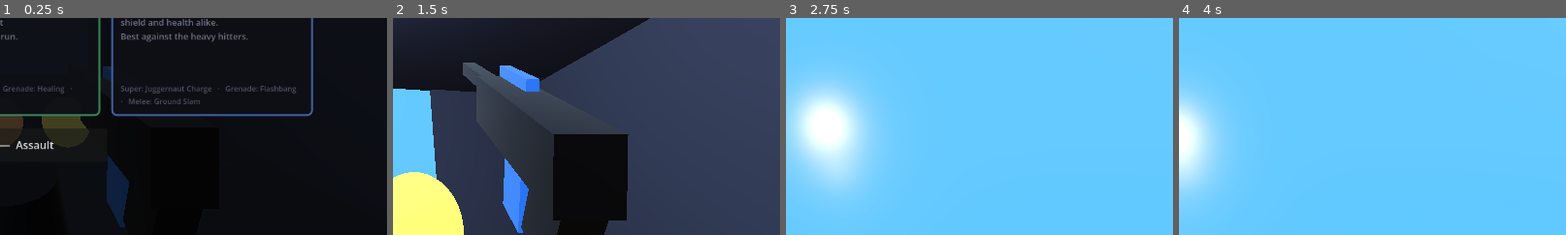
Above: before the commit, frames 1-4 (left to right).
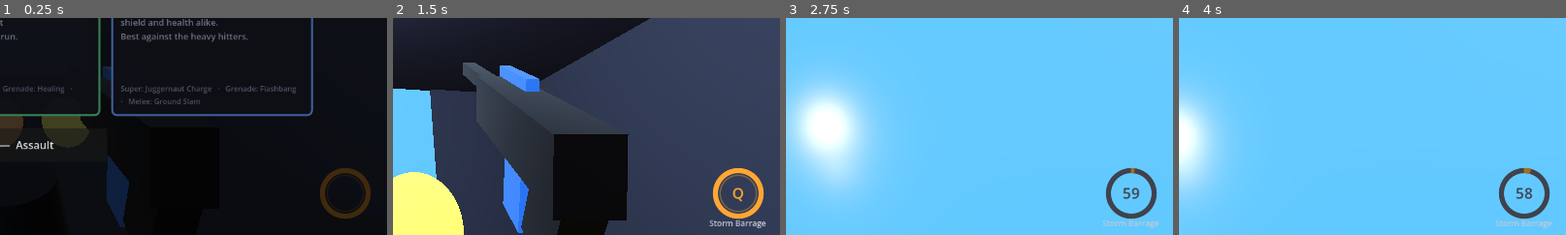
Above: after the commit, the same moments.

Repository: vasilisbit/The_Risen
Game: Godot game, scene res://scenes/hub/hub.tscn
Two runs of this game, one before a commit and one after it. Both use one fixed random seed, a clock stepped at 60 frames per second and the inputs below.
Inputs (mouse positions are % of the whole screen's width and height, from its top left):
- Up to frame 1 (0.25 s): no input
- Up to frame 2 (1.5 s): click "CONFIRM — Assault" at 0.5 s; tap Enter at 1.25 s; move the mouse to (55, 50) at 1.27 s; press the mouse at (55, 50) at 1.28 s; hold W (move_forward) from 1.28 s (still down)
- Up to frame 3 (2.75 s): keep holding W (move_forward); tap Space (jump) at 1.52, 2.27 s; tap Q (super, bound only after the commit) at 1.55, 2.1 s; move the mouse to (45, 50) at 2.02 s; release the mouse at (45, 50) at 2.03 s; click (45, 50) at 2.3 s
- Up to frame 4 (4 s): keep holding W (move_forward); move the mouse to (52, 48) at 2.77 s; press the mouse at (52, 48) at 2.78 s; tap Q (super, bound only after the commit) at 3.05 s; move the mouse to (49, 52) at 3.52 s; release the mouse at (49, 52) at 3.53 s; tap E (interact) at 3.6 s; tap Space (jump) at 3.77 s; click (49, 52) at 3.8 s
The pictures show only the part of the screen within x 50-100%, y 50-100%; the shares and areas given below are measured in that part.

The runs differ from the first frame. In frame 1, 0.9% of the frame differs, in the area x 82-96%, y 69-93%; in frame 2, 1.5%, in the area x 81-97%, y 69-97%; in frame 3, 1.3%; in frame 4, 1.3%.

Commit message:
feat(t-0023): Implement super abilities for the 3 classes
Shared ability.gd owns the 60 s cooldown and the ready/activate contract;
each subclass only implements _execute(). Activation is refused while on
cooldown in the base class, so "Q only fires when ready" is true for all
three classes in one place rather than three. New `super` input action
bound to Q. The Guardian builds its class's ability in apply_class_stats(),
replacing any previous one, so changing class can't leave the old super
attached.

- Storm Barrage (Assault): 10 homing rockets, 200 damage each, 8 m splash.
  Rockets are assigned round-robin across the enemies in range rather than
  all chasing the nearest, so 10 targets get 10 rockets instead of one
  target getting overkilled. With fewer targets than rockets they wrap and
  stack, which is what you want against a boss.
- Guardian Dome (Support): 5 m dome, 10 s, absorbs 1500. Anchored where it
  was cast rather than to the player — it is cover you fall back to, and
  following the player would make it a personal bubble with no reason to
  leave. Only absorbs while the player is inside the radius; ends on
  whichever comes first, the pool or the timer. Fades as the pool is spent.
- Juggernaut Charge (Tank): 5 s total invulnerability + melee x3. Checked
  ahead of armour and shield, so the Tank passive never comes into it. Lava
  is negated too, but still pulls the player to a checkpoint — standing in
  it unharmed for 5 s would be worse than the hazard.

Rocket.gd homes, unlike every enemy projectile in the game. Those were made
linear on purpose so the player can strafe out of them; a player super has
the opposite requirement.

Radial cooldown HUD (ability_hud.gd), bottom-right, drawn with draw_arc so
it needs no textures: ring fills clockwise over the cooldown, centre shows
the seconds remaining, switching to a lit "Q" when ready.

melee_multiplier is written to the Guardian for T-0025's melee to read. It
is the one part of Juggernaut Charge not yet observable in play, since the
melee attack does not exist until that card.

Verified in-engine: each class gets its own super at 60 s, HUD bound;
Barrage killed all 10 of 10 targets at 150 HP; Dome absorbed exactly 1500
then broke, left the player untouched, ignored damage taken outside its 5 m
radius, and expired at 10 s with 1400 unspent; Charge ate 2500 damage across
5 s at zero cost and cleared its flags on expiry; cooldown measured 0.0 at
cast, 0.5 at 30 s, 1.0 at 60 s with recasts refused at 0 s and 30 s and
accepted at 60 s. Earth regression re-tested. Headless import clean.

Diff:
--- a/project.godot
+++ b/project.godot
@@ -98,3 +98,8 @@
 "events": [Object(InputEventKey,"resource_local_to_scene":false,"resource_name":"","device":-1,"window_id":0,"alt_press …(190 unchanged characters)…
 ]
 }
+super={
+"deadzone": 0.5,
+"events": [Object(InputEventKey,"resource_local_to_scene":false,"resource_name":"","device":-1,"window_id":0,"alt_pressed":false,"shift_pressed":false,"ctrl_pressed":false,"meta_pressed":false,"pressed":false,"keycode":81,"physical_keycode":0,"key_label":0,"unicode":0,"location":0,"echo":false,"script":null)
+]
+}
--- /dev/null
+++ b/scripts/ability.gd
@@ -0,0 +1,112 @@
+class_name Ability
+extends Node
+
+## Shared super-ability plumbing (T-0023). One subclass per class kit:
+## StormBarrage (Assault), GuardianDome (Support), JuggernautCharge (Tank).
+## Handles the 60 s cooldown and the ready/activate contract; subclasses only
+## implement _execute(). The Guardian owns exactly one of these, swapped when
+## the class changes, and the ability HUD reads cooldown_fraction() from it.
+
+signal activated
+signal became_ready
+
+const COOLDOWN := 60.0            # s, all three supers (GDD §2.4)
+
+## Display name / colour used by the cooldown HUD.
+var ability_name: String = "Super"
+var ability_color: Color = Color(1, 1, 1)
+
+var _cooldown_left: float = 0.0
+
+
+## The Guardian that owns this ability. Set by the owner before adding it.
+var player: Node3D
+
+
+func _process(delta: float) -> void:
+	if _cooldown_left <= 0.0:
+		return
+	_cooldown_left = maxf(0.0, _cooldown_left - delta)
+	if _cooldown_left <= 0.0:
+		became_ready.emit()
+
+
+func is_ready() -> bool:
+	return _cooldown_left <= 0.0
+
+
+func cooldown_left() -> float:
+	return _cooldown_left
+
+
+## 0.0 while fully on cooldown, 1.0 when ready — what the radial HUD fills to.
+func cooldown_fraction() -> float:
+	return 1.0 - (_cooldown_left / COOLDOWN)
+
+
+## Fire the super. Returns false (and does nothing) if still on cooldown, which
+## is what makes "Q only works when the cooldown is up" true for all 3 classes
+## rather than each subclass having to remember the check.
+func activate() -> bool:
+	if not is_ready():
+		return false
+	if player == null or not is_instance_valid(player):
+		return false
+	_cooldown_left = COOLDOWN
+	_execute()
+	activated.emit()
+	return true
+
+
+## Skip the remaining cooldown (debug / tests).
+func reset_cooldown() -> void:
+	_cooldown_left = 0.0
+	became_ready.emit()
+
+
+## Subclass hook — the actual effect.
+func _execute() -> void:
+	pass
+
+
+# --- helpers shared by the subclasses ---------------------------------------
+
+func _host() -> Node:
+	var host := get_tree().current_scene
+	return host if host != null else get_tree().root
+
+
+## Living enemies within `radius` of `origin`, nearest first.
+func _enemies_near(origin: Vector3, radius: float) -> Array:
+	var found: Array = []
+	for e in get_tree().get_nodes_in_group("enemy"):
+		if not is_instance_valid(e) or not (e is Node3D):
+			continue
+		if (e as Node3D).global_position.distance_to(origin) <= radius:
+			found.append(e)
+	found.sort_custom(func(a: Node3D, b: Node3D) -> bool:
+		return a.global_position.distance_to(origin) < b.global_position.distance_to(origin))
+	return found
+
+
+## Expanding translucent sphere, used by every super's cast VFX.
+func _burst(at: Vector3, color: Color, size: float, time: float) -> void:
+	var vfx := MeshInstance3D.new()
+	var sphere := SphereMesh.new()
+	sphere.radius = 0.5
+	sphere.height = 1.0
+	vfx.mesh = sphere
+	var m := StandardMaterial3D.new()
+	m.albedo_color = Color(color, 0.6)
+	m.emission_enabled = true
+	m.emission = color
+	m.emission_energy_multiplier = 4.0
+	m.transparency = BaseMaterial3D.TRANSPARENCY_ALPHA
+	vfx.material_override = m
+	_host().add_child(vfx)
+	vfx.global_position = at
+	vfx.scale = Vector3.ONE * 0.3
+	var tw := vfx.create_tween()
+	tw.tween_property(vfx, "scale", Vector3.ONE * size, time)
+	tw.parallel().tween_property(m, "albedo_color:a", 0.0, time)
+	tw.tween_callback(vfx.queue_free)
--- /dev/null
+++ b/scripts/ability_hud.gd
@@ -0,0 +1,83 @@
+extends Control
+
+## Radial super-ability cooldown indicator (T-0023). Bottom-right of the HUD:
+## a ring that fills clockwise as the 60 s cooldown elapses, the remaining
+## seconds in the middle, and a "Q" prompt that lights up when the super is
+## ready. Drawn with draw_arc so it needs no textures.
+
+const RADIUS := 34.0
+const THICKNESS := 7.0
+const MARGIN := Vector2(28, 28)
+const DIM := Color(0.25, 0.26, 0.30)
+
+var ability: Ability
+
+var _centre: Label
+var _name_label: Label
+
+
+func _ready() -> void:
+	# Pin to the bottom-right corner. Anchors + explicit offsets, NOT `position`:
+	# on an anchored Control `position` is parent-space, so setting it to a
+	# negative value put the whole ring off the top-left of the screen.
+	anchor_left = 1.0
+	anchor_top = 1.0
+	anchor_right = 1.0
+	anchor_bottom = 1.0
+	offset_left = -(RADIUS * 2.0 + MARGIN.x)
+	offset_top = -(RADIUS * 2.0 + MARGIN.y)
+	offset_right = -MARGIN.x
+	offset_bottom = -MARGIN.y
+	mouse_filter = Control.MOUSE_FILTER_IGNORE
+	_build_labels()
+
+
+func _process(_delta: float) -> void:
+	if ability == null or not is_instance_valid(ability):
+		visible = false
+		return
+	visible = true
+	# One centre label: the "Q" prompt when the super is usable, otherwise the
+	# seconds remaining. Showing both at once just made them overlap.
+	var ready_now := ability.is_ready()
+	_centre.text = "Q" if ready_now else str(int(ceil(ability.cooldown_left())))
+	_centre.modulate = ability.ability_color if ready_now else DIM
+	_name_label.text = ability.ability_name
+	queue_redraw()
+
+
+func _draw() -> void:
+	if ability == null or not is_instance_valid(ability):
+		return
+	var center := Vector2(RADIUS, RADIUS)
+	# Track.
+	draw_arc(center, RADIUS, 0.0, TAU, 48, DIM, THICKNESS, true)
+	# Fill, clockwise from 12 o'clock.
+	var frac := clampf(ability.cooldown_fraction(), 0.0, 1.0)
+	if frac > 0.0:
+		var start := -PI * 0.5
+		var col: Color = ability.ability_color if ability.is_ready() else ability.ability_color.darkened(0.35)
+		draw_arc(center, RADIUS, start, start + TAU * frac, 48, col, THICKNESS, true)
+	# A brighter inner ring once it is ready, so "usable" reads at a glance.
+	if ability.is_ready():
+		draw_arc(center, RADIUS - THICKNESS, 0.0, TAU, 40,
+			Color(ability.ability_color, 0.35), 2.0, true)
+
+
+func _build_labels() -> void:
+	_centre = Label.new()
+	_centre.set_anchors_preset(Control.PRESET_FULL_RECT)
+	_centre.horizontal_alignment = HORIZONTAL_ALIGNMENT_CENTER
+	_centre.vertical_alignment = VERTICAL_ALIGNMENT_CENTER
+	_centre.add_theme_font_size_override("font_size", 22)
+	_centre.mouse_filter = Control.MOUSE_FILTER_IGNORE
+	add_child(_centre)
+
+	_name_label = Label.new()
+	_name_label.position = Vector2(-40, RADIUS * 2.0 + 2)
+	_name_label.custom_minimum_size = Vector2(RADIUS * 2.0 + 80, 0)
+	_name_label.horizontal_alignment = HORIZONTAL_ALIGNMENT_CENTER
+	_name_label.add_theme_font_size_override("font_size", 12)
+	_name_label.modulate = Color(0.75, 0.78, 0.85)
+	_name_label.mouse_filter = Control.MOUSE_FILTER_IGNORE
+	add_child(_name_label)
--- a/scripts/guardian.gd
+++ b/scripts/guardian.gd
@@ -24,11 +24,15 @@
 const SHIELD_RECHARGE_RATE := 25.0   # shield HP per second
 const DEBUG_DAMAGE_AMOUNT := 25.0    # applied by the "debug_damage" action
 
-## Class passives (T-0022, GDD §2.4). Supers/grenades/melee are T-0023..25.
+## Class passives (T-0022) and super abilities (T-0023), GDD §2.4.
+## Grenades and melee are T-0024 / T-0025.
 const CLASS_STATS := {
-	"Assault": {"damage_multiplier": 1.1, "max_health_bonus": 0.0, "damage_reduction": 0.0},
-	"Support": {"damage_multiplier": 1.0, "max_health_bonus": 50.0, "damage_reduction": 0.0},
-	"Tank":    {"damage_multiplier": 1.0, "max_health_bonus": 0.0, "damage_reduction": 0.2},
+	"Assault": {"damage_multiplier": 1.1, "max_health_bonus": 0.0, "damage_reduction": 0.0,
+		"super": "res://scripts/storm_barrage.gd"},
+	"Support": {"damage_multiplier": 1.0, "max_health_bonus": 50.0, "damage_reduction": 0.0,
+		"super": "res://scripts/guardian_dome.gd"},
+	"Tank":    {"damage_multiplier": 1.0, "max_health_bonus": 0.0, "damage_reduction": 0.2,
+		"super": "res://scripts/juggernaut_charge.gd"},
 }
 
 signal health_changed(current: float, maximum: float)
@@ -54,6 +58,12 @@
 var max_health_bonus: float = 0.0
 ## Fall-respawn point (Mars platforming); updated by checkpoint triggers.
 var checkpoint: Vector3
+## Ignores all incoming damage — Juggernaut Charge (T-0023) sets this.
+var invulnerable: bool = false
+## Scales melee damage — Juggernaut Charge sets 3.0. Read by T-0025's melee.
+var melee_multiplier: float = 1.0
+## This class's super ability (T-0023). Rebuilt whenever the class changes.
+var super_ability: Ability
 
 var _air_speed: float = WALK_SPEED     # horizontal speed locked in at take-off
 var _knockback: Vector3 = Vector3.ZERO
@@ -63,6 +73,7 @@
 var _gravity: float = ProjectSettings.get_setting("physics/3d/default_gravity", 9.8)
 var _spawn_point: Vector3
 var _death_screen: CanvasLayer
+var _ability_hud: Control
 
 const RESPAWN_DELAY := 2.5    # s before respawning at the spawn point
 const FALL_PENALTY := 10.0    # HP lost on a fall respawn (GDD §3.3)
@@ -76,6 +87,7 @@
 	_spawn_point = global_position
 	checkpoint = global_position
 	_build_death_screen()
+	_build_ability_hud()       # before apply_class_stats, which wires the super in
 	apply_class_stats()
 	health = max_hp()          # spawn at full, including the Support bonus
 	health_changed.emit(health, max_hp())
@@ -96,6 +108,11 @@
 			else Input.MOUSE_MODE_CAPTURED)
 	elif event.is_action_pressed("debug_damage"):
 		take_damage(DEBUG_DAMAGE_AMOUNT)
+	elif event.is_action_pressed("super"):
+		# Ability.activate() no-ops and returns false while on cooldown, so
+		# "Q only fires when ready" holds for all three classes in one place.
+		if not is_dead and super_ability != null:
+			super_ability.activate()
 
 
 func _physics_process(delta: float) -> void:
@@ -179,7 +196,27 @@
 	if health <= 0.0:
 		health = max_hp()
 	_apply_class_weapon_bonus(float(stats["damage_multiplier"]))
+	_build_super(String(stats.get("super", "")))
 	health_changed.emit(health, max_hp())
+
+
+## Swap in this class's super (T-0023). Replaces any existing one, so changing
+## class mid-session can't leave the previous class's ability attached.
+func _build_super(script_path: String) -> void:
+	if super_ability != null and is_instance_valid(super_ability):
+		super_ability.queue_free()
+	super_ability = null
+	if script_path == "":
+		return
+	var script := load(script_path)
+	if script == null:
+		return
+	var ability := script.new() as Ability
+	ability.player = self
+	add_child(ability)
+	super_ability = ability
+	if _ability_hud:
+		_ability_hud.ability = ability
 
 
 func _apply_class_weapon_bonus(mult: float) -> void:
@@ -195,6 +232,15 @@
 func take_damage(amount: float) -> void:
 	if amount <= 0.0:
 		return
+	# Juggernaut Charge (T-0023) is total immunity — checked before armour and
+	# shield, so the Tank passive's -20% never even comes into it.
+	if invulnerable:
+		return
+	# Guardian Dome soaks damage before anything else, while you stand in it.
+	if super_ability is GuardianDome:
+		amount = (super_ability as GuardianDome).absorb(amount, global_position)
+		if amount <= 0.0:
+			return
 	amount *= (1.0 - clampf(damage_reduction, 0.0, 0.9))
 	_time_since_damage = 0.0
 
@@ -277,9 +323,12 @@
 func hazard_respawn(damage: float) -> void:
 	if is_dead:
 		return
-	health = maxf(1.0, health - damage)
-	_time_since_damage = 0.0
-	health_changed.emit(health, max_hp())
+	# Juggernaut Charge negates the burn, but you still get pulled out of the
+	# lava — standing in it unharmed for 5 s would be worse than the hazard.
+	if not invulnerable:
+		health = maxf(1.0, health - damage)
+		_time_since_damage = 0.0
+		health_changed.emit(health, max_hp())
 	global_position = checkpoint
 	velocity = Vector3.ZERO
 	_knockback = Vector3.ZERO
@@ -316,6 +365,17 @@
 		_death_screen.visible = false
 	health_changed.emit(health, max_hp())
 	shield_changed.emit(shield, MAX_SHIELD)
+
+
+## Radial super cooldown, bottom-right of the existing debug HUD layer.
+func _build_ability_hud() -> void:
+	var layer := get_node_or_null("DebugHUD")
+	if layer == null:
+		return
+	_ability_hud = Control.new()
+	_ability_hud.name = "AbilityHUD"
+	_ability_hud.set_script(load("res://scripts/ability_hud.gd"))
+	layer.add_child(_ability_hud)
 
 
 func _build_death_screen() -> void:
--- /dev/null
+++ b/scripts/guardian_dome.gd
@@ -0,0 +1,111 @@
+class_name GuardianDome
+extends Ability
+
+## Support super (T-0023, GDD §2.4): a 5 m shield dome for 10 s that absorbs
+## 1500 damage, 60 s cooldown.
+##
+## The dome is anchored where it was cast, not to the player — it is cover you
+## fall back to, and following the player would make it a personal bubble with
+## no reason to ever leave it. Damage is only absorbed while the player is
+## actually inside the radius. It ends on whichever comes first: the 1500 pool
+## running out, or the 10 s expiring.
+
+const RADIUS := 5.0
+const DURATION := 10.0
+const ABSORB_POOL := 1500.0
+const DOME_COLOR := Color(0.35, 0.95, 0.6)
+
+## Live dome state, exposed for the HUD and tests.
+var active: bool = false
+var absorbed: float = 0.0
+var time_left: float = 0.0
+var center: Vector3 = Vector3.ZERO
+
+var _mesh: MeshInstance3D
+var _mat: StandardMaterial3D
+
+
+func _init() -> void:
+	ability_name = "Guardian Dome"
+	ability_color = DOME_COLOR
+
+
+func _process(delta: float) -> void:
+	super._process(delta)
+	if not active:
+		return
+	time_left = maxf(0.0, time_left - delta)
+	if time_left <= 0.0:
+		_end("expired")
+
+
+func _execute() -> void:
+	center = player.global_position
+	active = true
+	absorbed = 0.0
+	time_left = DURATION
+	_build_dome()
+
+
+## Absorb what the dome can and return the damage that gets through. The
+## Guardian calls this before its own shield/health handling.
+func absorb(amount: float, at: Vector3) -> float:
+	if not active or amount <= 0.0:
+		return amount
+	# Only protects what is under it.
+	var flat := at - center
+	flat.y = 0.0
+	if flat.length() > RADIUS:
+		return amount
+	var room := ABSORB_POOL - absorbed
+	var taken := minf(room, amount)
+	absorbed += taken
+	_refresh_dome()
+	if absorbed >= ABSORB_POOL:
+		_end("broken")
+	return amount - taken
+
+
+## Remaining absorption before the dome shatters.
+func pool_left() -> float:
+	return maxf(0.0, ABSORB_POOL - absorbed)
+
+
+func _end(_reason: String) -> void:
+	active = false
+	time_left = 0.0
+	if _mesh and is_instance_valid(_mesh):
+		var m := _mat
+		var tw := _mesh.create_tween()
+		tw.tween_property(m, "albedo_color:a", 0.0, 0.25)
+		tw.tween_callback(_mesh.queue_free)
+	_mesh = null
+	_burst(center + Vector3(0, 1, 0), DOME_COLOR, RADIUS * 1.5, 0.3)
+
+
+func _build_dome() -> void:
+	_mesh = MeshInstance3D.new()
+	var sphere := SphereMesh.new()
+	sphere.radius = RADIUS
+	sphere.height = RADIUS * 2.0
+	sphere.is_hemisphere = true
+	_mesh.mesh = sphere
+	_mat = StandardMaterial3D.new()
+	_mat.albedo_color = Color(DOME_COLOR, 0.22)
+	_mat.emission_enabled = true
+	_mat.emission = DOME_COLOR
+	_mat.emission_energy_multiplier = 1.5
+	_mat.transparency = BaseMaterial3D.TRANSPARENCY_ALPHA
+	_mat.cull_mode = BaseMaterial3D.CULL_DISABLED
+	_mesh.material_override = _mat
+	_host().add_child(_mesh)
+	_mesh.global_position = center
+
+
+## Fade the dome out as its pool is spent, so its remaining strength is visible.
+func _refresh_dome() -> void:
+	if _mat == null:
+		return
+	var frac := pool_left() / ABSORB_POOL
+	_mat.albedo_color = Color(DOME_COLOR, lerpf(0.05, 0.22, frac))
+	_mat.emission_energy_multiplier = lerpf(0.4, 1.5, frac)
--- /dev/null
+++ b/scripts/juggernaut_charge.gd
@@ -0,0 +1,76 @@
+class_name JuggernautCharge
+extends Ability
+
+## Tank super (T-0023, GDD §2.4): 5 s of invulnerability with melee damage x3,
+## 60 s cooldown.
+##
+## Invulnerability is total — it short-circuits Guardian.take_damage() ahead of
+## armour and shield, so the class passive's -20% never even comes into play.
+## The melee multiplier is written to Guardian.melee_multiplier, which the melee
+## attack in T-0025 reads; until that card lands the x3 has nothing to scale,
+## and that is the only part of this super not yet observable in play.
+
+const DURATION := 5.0
+const MELEE_MULT := 3.0
+const CHARGE_COLOR := Color(0.55, 0.75, 1.0)
+
+## Live state, exposed for the HUD and tests.
+var active: bool = false
+var time_left: float = 0.0
+
+var _aura: MeshInstance3D
+var _mat: StandardMaterial3D
+
+
+func _init() -> void:
+	ability_name = "Juggernaut Charge"
+	ability_color = CHARGE_COLOR
+
+
+func _process(delta: float) -> void:
+	super._process(delta)
+	if not active:
+		return
+	time_left = maxf(0.0, time_left - delta)
+	if _aura and is_instance_valid(_aura) and is_instance_valid(player):
+		_aura.global_position = player.global_position + Vector3(0, 1.0, 0)
+	if time_left <= 0.0:
+		_end()
+
+
+func _execute() -> void:
+	active = true
+	time_left = DURATION
+	player.invulnerable = true
+	player.melee_multiplier = MELEE_MULT
+	_build_aura()
+	_burst(player.global_position + Vector3(0, 1, 0), CHARGE_COLOR, 5.0, 0.4)
+
+
+func _end() -> void:
+	active = false
+	time_left = 0.0
+	if is_instance_valid(player):
+		player.invulnerable = false
+		player.melee_multiplier = 1.0
+	if _aura and is_instance_valid(_aura):
+		_aura.queue_free()
+	_aura = null
+
+
+func _build_aura() -> void:
+	_aura = MeshInstance3D.new()
+	var sphere := SphereMesh.new()
+	sphere.radius = 1.3
+	sphere.height = 2.6
+	_aura.mesh = sphere
+	_mat = StandardMaterial3D.new()
+	_mat.albedo_color = Color(CHARGE_COLOR, 0.25)
+	_mat.emission_enabled = true
+	_mat.emission = CHARGE_COLOR
+	_mat.emission_energy_multiplier = 2.5
+	_mat.transparency = BaseMaterial3D.TRANSPARENCY_ALPHA
+	_mat.cull_mode = BaseMaterial3D.CULL_DISABLED
+	_aura.material_override = _mat
+	_host().add_child(_aura)
+	_aura.global_position = player.global_position + Vector3(0, 1.0, 0)
--- /dev/null
+++ b/scripts/rocket.gd
@@ -0,0 +1,120 @@
+class_name Rocket
+extends Node3D
+
+## Homing rocket fired by the Assault super, Storm Barrage (T-0023).
+## 200 damage in an 8 m splash on impact (GDD §2.4).
+##
+## This one DOES home, unlike every enemy projectile in the game — those were
+## deliberately made linear so the player can strafe out of them. A player
+## super that the player aims at nothing in particular has the opposite
+## requirement: it should reliably hit what it was launched at.
+
+const SPEED := 26.0
+const TURN_RATE := 5.0            # rad/s of steering toward the target
+const DAMAGE := 200.0
+const SPLASH_RADIUS := 8.0
+const LIFETIME := 6.0
+const ARM_TIME := 0.15            # s of straight flight before it starts homing
+const COLOR := Color(1.0, 0.75, 0.25)
+
+var target: Node3D
+var _dir: Vector3 = Vector3.UP
+var _life: float = 0.0
+var _detonated: bool = false
+
+
+## Launch from `from`, initially heading `initial_dir`, homing onto `at`.
+func setup(from: Vector3, initial_dir: Vector3, at: Node3D) -> void:
+	position = from
+	_dir = initial_dir.normalized()
+	target = at
+
+
+func _ready() -> void:
+	var mi := MeshInstance3D.new()
+	var body := CapsuleMesh.new()
+	body.radius = 0.12
+	body.height = 0.5
+	mi.mesh = body
+	var mat := StandardMaterial3D.new()
+	mat.albedo_color = COLOR
+	mat.emission_enabled = true
+	mat.emission = COLOR
+	mat.emission_energy_multiplier = 3.0
+	mi.material_override = mat
+	add_child(mi)
+
+
+func _physics_process(delta: float) -> void:
+	if _detonated:
+		return
+	_life += delta
+	if _life > LIFETIME:
+		detonate()
+		return
+
+	# Steer toward the target once armed. A dead target just flies on straight.
+	if _life > ARM_TIME and target != null and is_instance_valid(target):
+		var want := (target.global_position + Vector3(0, 1.0, 0) - global_position)
+		if want.length() > 0.01:
+			_dir = _dir.slerp(want.normalized(), clampf(TURN_RATE * delta, 0.0, 1.0))
+
+	var step := _dir * SPEED * delta
+	# Detonate on contact with the world or the target itself.
+	if target != null and is_instance_valid(target):
+		if global_position.distance_to(target.global_position + Vector3(0, 1.0, 0)) <= 1.2:
+			global_position += step
+			detonate()
+			return
+	var space := get_world_3d().direct_space_state
+	var query := PhysicsRayQueryParameters3D.create(global_position, global_position + step, 1)
+	var hit := space.intersect_ray(query)
+	if not hit.is_empty():
+		global_position = hit["position"]
+		detonate()
+		return
+
+	global_position += step
+	look_at(global_position + _dir, Vector3.UP)
+
+
+## Splash damage to every enemy in SPLASH_RADIUS. Public for tests.
+func detonate() -> void:
+	if _detonated:
+		return
+	_detonated = true
+	var here := global_position
+	for e in get_tree().get_nodes_in_group("enemy"):
+		if not is_instance_valid(e) or not (e is Node3D):
+			continue
+		if (e as Node3D).global_position.distance_to(here) > SPLASH_RADIUS:
+			continue
+		if e.has_method("take_damage"):
+			e.take_damage(DAMAGE)
+	_explosion_vfx(here)
+	queue_free()
+
+
+func _explosion_vfx(at: Vector3) -> void:
+	var host := get_tree().current_scene
+	if host == null:
+		host = get_tree().root
+	var vfx := MeshInstance3D.new()
+	var sphere := SphereMesh.new()
+	sphere.radius = 0.5
+	sphere.height = 1.0
+	vfx.mesh = sphere
+	var m := StandardMaterial3D.new()
+	m.albedo_color = Color(COLOR, 0.7)
+	m.emission_enabled = true
+	m.emission = COLOR
+	m.emission_energy_multiplier = 5.0
+	m.transparency = BaseMaterial3D.TRANSPARENCY_ALPHA
+	vfx.material_override = m
+	host.add_child(vfx)
+	vfx.global_position = at
+	vfx.scale = Vector3.ONE * 0.3
+	var tw := vfx.create_tween()
+	tw.tween_property(vfx, "scale", Vector3.ONE * SPLASH_RADIUS, 0.35)
+	tw.parallel().tween_property(m, "albedo_color:a", 0.0, 0.35)
+	tw.tween_callback(vfx.queue_free)
--- /dev/null
+++ b/scripts/storm_barrage.gd
@@ -0,0 +1,54 @@
+class_name StormBarrage
+extends Ability
+
+## Assault super (T-0023, GDD §2.4): 10 homing rockets, 200 damage each in an
+## 8 m splash, 60 s cooldown.
+##
+## Rockets are spread across the available targets round-robin rather than all
+## piling onto the nearest enemy, so the DoD case — 10 targets on 150 HP — kills
+## all 10 rather than overkilling one. With fewer targets than rockets the
+## remainder wrap around and stack, which is what you want against a boss.
+
+const ROCKET_COUNT := 10
+const LAUNCH_INTERVAL := 0.08     # s between rockets, so it reads as a salvo
+const TARGET_RANGE := 60.0
+const LAUNCH_HEIGHT := 1.4
+const LAUNCH_SPREAD := 1.2        # lateral scatter of the launch points
+
+
+func _init() -> void:
+	ability_name = "Storm Barrage"
+	ability_color = Color(1.0, 0.65, 0.2)
+
+
+func _execute() -> void:
+	var origin: Vector3 = player.global_position + Vector3(0, LAUNCH_HEIGHT, 0)
+	_burst(origin, ability_color, 4.0, 0.4)
+	var targets := _enemies_near(player.global_position, TARGET_RANGE)
+	for i in ROCKET_COUNT:
+		# Round-robin: rocket i goes to target i % count, so every enemy in
+		# range is engaged before any of them gets a second rocket.
+		var target: Node3D = targets[i % targets.size()] if not targets.is_empty() else null
+		_launch(origin, i, target)
+		await get_tree().create_timer(LAUNCH_INTERVAL).timeout
+		if player == null or not is_instance_valid(player):
+			return
+
+
+func _launch(origin: Vector3, index: int, target: Node3D) -> void:
+	var r := Rocket.new()
+	_host().add_child(r)
+	# Fan the salvo out sideways and upward before the rockets turn in.
+	var angle := TAU * float(index) / float(ROCKET_COUNT)
+	var up := Vector3.UP * 1.6
+	var side := Vector3(cos(angle), 0.0, sin(angle)) * LAUNCH_SPREAD
+	r.setup(origin + side * 0.4, (up + side).normalized(), target)
+
+
+## Test helper: how many rockets are currently in the air.
+func live_rockets() -> int:
+	var n := 0
+	for c in _host().get_children():
+		if c is Rocket:
+			n += 1
+	return n
Not shown, added: scripts/ability.gd.uid
Not shown, added: scripts/ability_hud.gd.uid
Not shown, added: scripts/guardian_dome.gd.uid
Not shown, added: scripts/juggernaut_charge.gd.uid
Not shown, added: scripts/rocket.gd.uid
Not shown, added: scripts/storm_barrage.gd.uid
